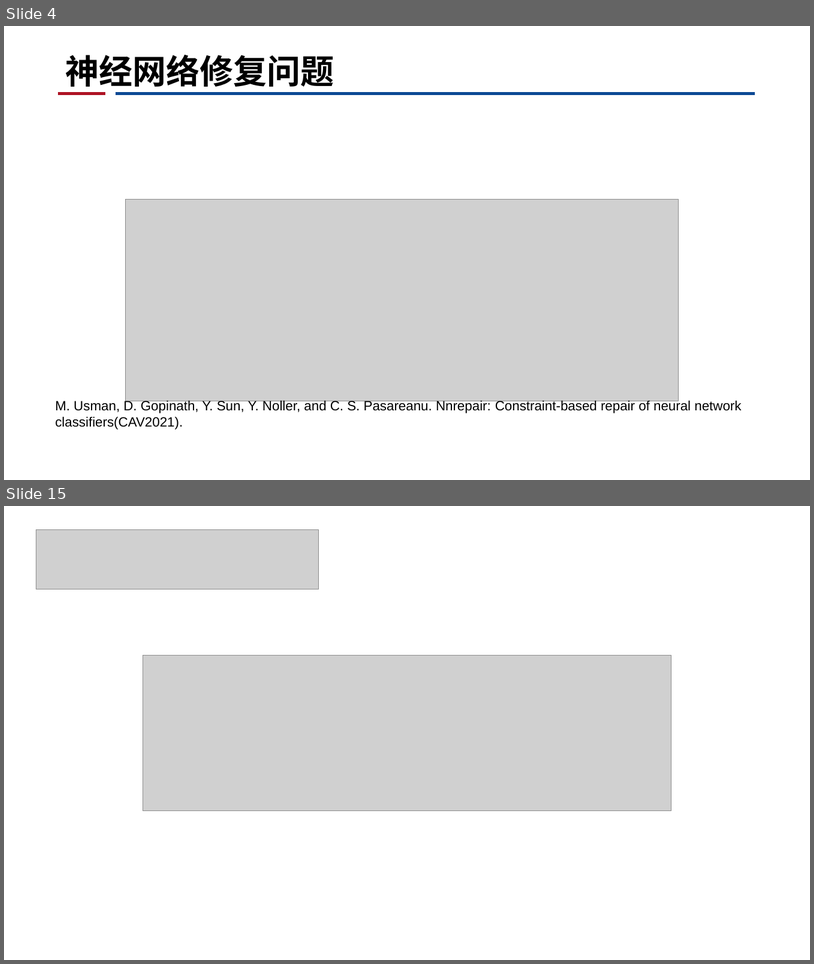
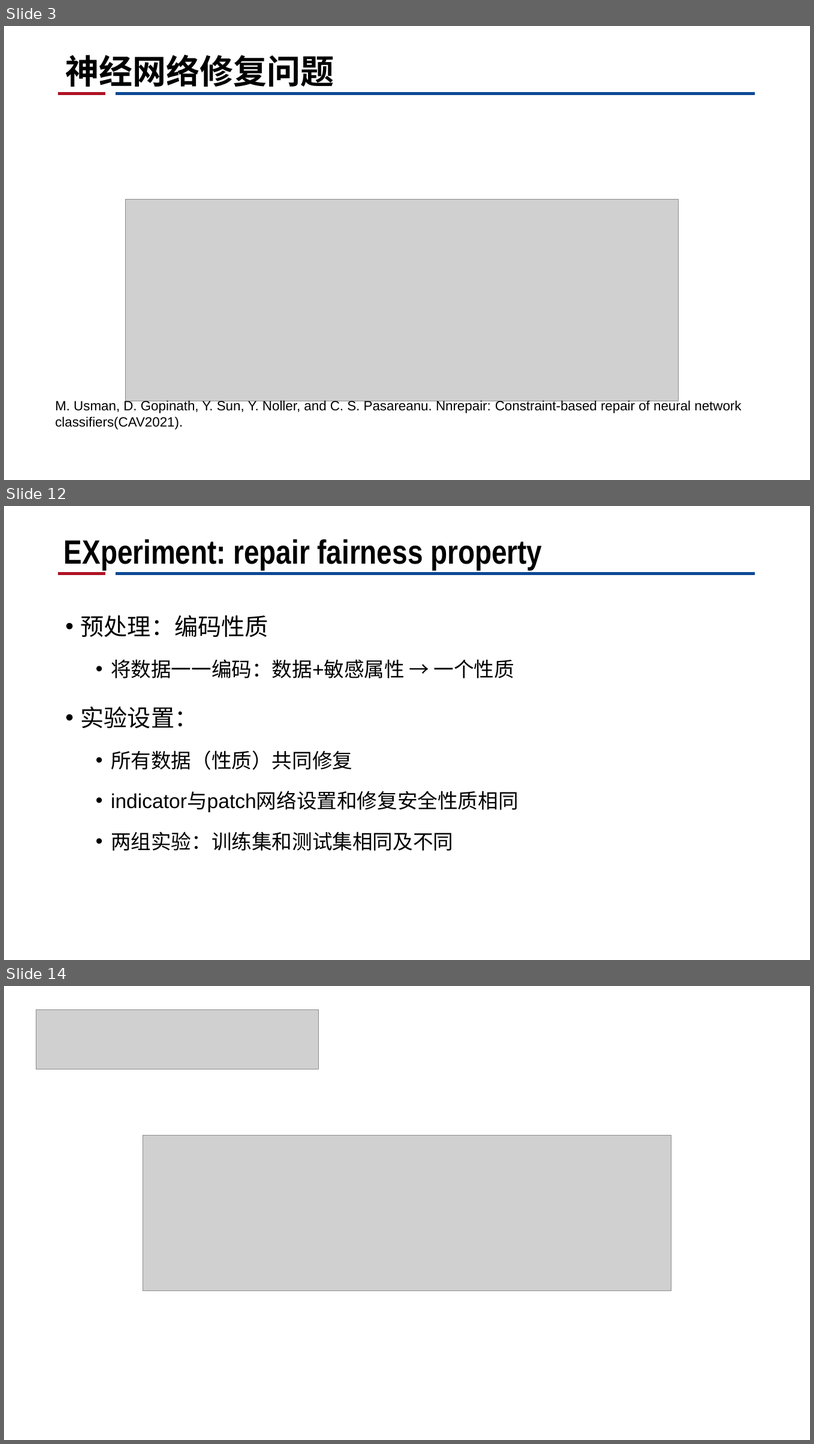
Before and after one commit to CRhapsody/Presentation_Slides, a slide deck: 神经网络修复工作进展.pptx. Shown one above the other, each under a label of ours: slides 4 and 15 before the commit, slides 3, 12 and 14 after it; the slides between them are not shown. The pictures are 814x964 and 814x1444 pixels, drawn with LibreOffice and Linux fonts; fonts in the diff are those of the drawing; grey boxes stand for pictures; background and template pictures are left out. Boxes give left, top, right and bottom in pixels: in the first picture for what was removed or moved away, otherwise in the second. Text is boxed around its words. In the diff, an @@ line names an element or a change of style, - is before the commit and + after.

```diff
--- a/神经网络修复工作进展.pptx
+++ b/神经网络修复工作进展.pptx
@@ slide 12 added at box(4, 506, 810, 960), background #FFFFFF; not listed: 2 template elements that a slide beside it also shows @@
@@ title added at box(64, 539, 542, 570), 40 pt, text #000000, bold @@
+EXperiment: repair fairness property
@@ text added at box(81, 615, 519, 850), 24 pt, text #000000 @@
+• 预处理：编码性质
+  • 将数据一一编码：数据+敏感属性 → 一个性质
+• 实验设置：
+  • 所有数据（性质）共同修复
+  • indicator与patch网络设置和修复安全性质相同
+  • 两组实验：训练集和测试集相同及不同
@@ what was slide 4 is now slide 3 @@
@@ what was slide 15 is now slide 14 @@
```
Also in this commit, not shown: 5 slides changed, 4 other slides added, 6 slides removed, 1 other file.
